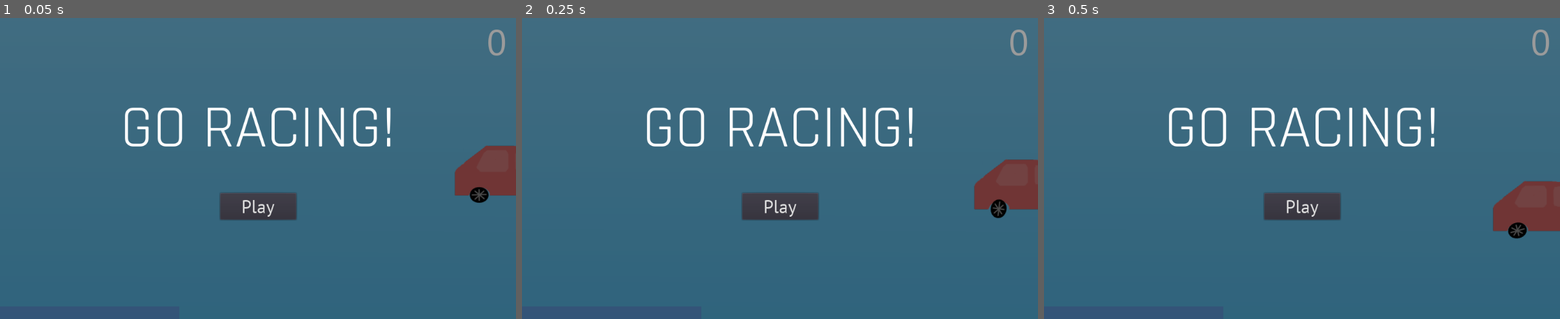
Above: before the commit, frames 1-3 (left to right).
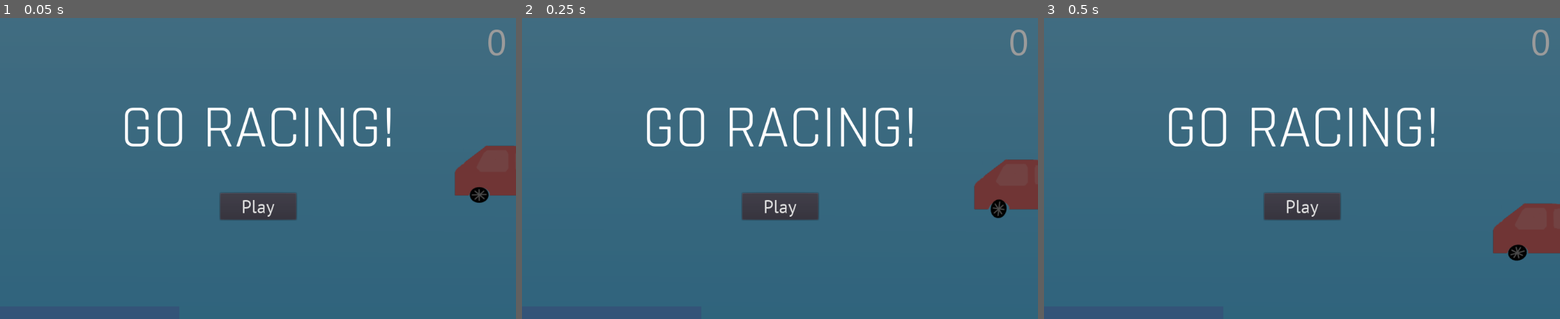
Above: after the commit, the same moments.

Repository: anhcraft/racing
Game: Godot game, scene res://Main.tscn
Two runs of this game, one before a commit and one after it. Both use one fixed random seed, a clock stepped at 60 frames per second and the inputs below.
Inputs:
- Up to frame 1 (0.05 s): no input
- Up to frame 2 (0.25 s): no input
- Up to frame 3 (0.5 s): no input

Frames 1-2 are identical in both runs. In frame 3, 2.1% of the frame differs, in the area x 87-100%, y 54-81%.

Commit message:
Improved vertical camera-moving

Diff:
--- a/Main.gd
+++ b/Main.gd
@@ -4,7 +4,8 @@
 
 var width;
 var height;
-var cameraVelocity = 0;
+var cameraVelocityX = 0;
+var cameraVelocityY = 0;
 
 func _ready():
 	randomize()
@@ -18,7 +19,7 @@
 	height = get_viewport().size.y
 
 	$Car.position.x = width * 0.5
-	cameraVelocity = $Car.position.x
+	cameraVelocityX = $Car.position.x
 	$"/root/Player".position = $Car.position.x
 
 	$"/root/Player".connect("updateBalance", self, "_on_Balance_updated")
@@ -27,15 +28,13 @@
 
 func _on_Car_moving():
 	if abs($Car.position.x - $Camera.position.x) >= 0.05 * width:
-		cameraVelocity = $Car.position.x - $Camera.position.x
-		if cameraVelocity > 0:
+		cameraVelocityX = $Car.position.x - $Camera.position.x
+		if cameraVelocityX > 0:
 			$"/root/Player".boost(abs($Car.position.x - $"/root/Player".position))
 		$"/root/Player".position = $Car.position.x
 		$Terrain.set_origin($"/root/Player".position)
-	if $Car.position.y > $Camera.position.y + 0.1 * height:
-		$Camera.position.y += 5
-	if $Car.position.y < $Camera.position.y - 0.1 * height:
-		$Camera.position.y -= 5
+	if abs($Car.position.y - $Camera.position.y) >= 0.05 * height:
+		cameraVelocityY = $Car.position.y - $Camera.position.y
 
 func _on_Car_overturn():
 	$"/root/Player".stopped = true
@@ -45,15 +44,22 @@
 			dsc.show()
 
 func _process(delta):
-	if cameraVelocity == 0:
-		return
-	var speed = camera_move_speed * delta * abs(cameraVelocity) * Engine.get_frames_per_second()
-	if cameraVelocity > 0:
-		$Camera.position.x += speed
-		cameraVelocity = max(cameraVelocity - speed, 0)
-	if cameraVelocity < 0:
-		$Camera.position.x -= speed
-		cameraVelocity = min(cameraVelocity + speed, 0)
+	if cameraVelocityX != 0:
+		var speed = camera_move_speed * delta * abs(cameraVelocityX) * Engine.get_frames_per_second()
+		if cameraVelocityX > 0:
+			$Camera.position.x += speed
+			cameraVelocityX = max(cameraVelocityX - speed, 0)
+		if cameraVelocityX < 0:
+			$Camera.position.x -= speed
+			cameraVelocityX = min(cameraVelocityX + speed, 0)
+	if cameraVelocityY != 0:
+		var speed = camera_move_speed * delta * abs(cameraVelocityY) * Engine.get_frames_per_second()
+		if cameraVelocityY > 0:
+			$Camera.position.y += speed
+			cameraVelocityY = max(cameraVelocityY - speed, 0)
+		if cameraVelocityY < 0:
+			$Camera.position.y -= speed
+			cameraVelocityY = min(cameraVelocityY + speed, 0)
 	$Sky.handle_move($Camera.position.x, delta)
 
 func _on_Balance_updated(balance):
